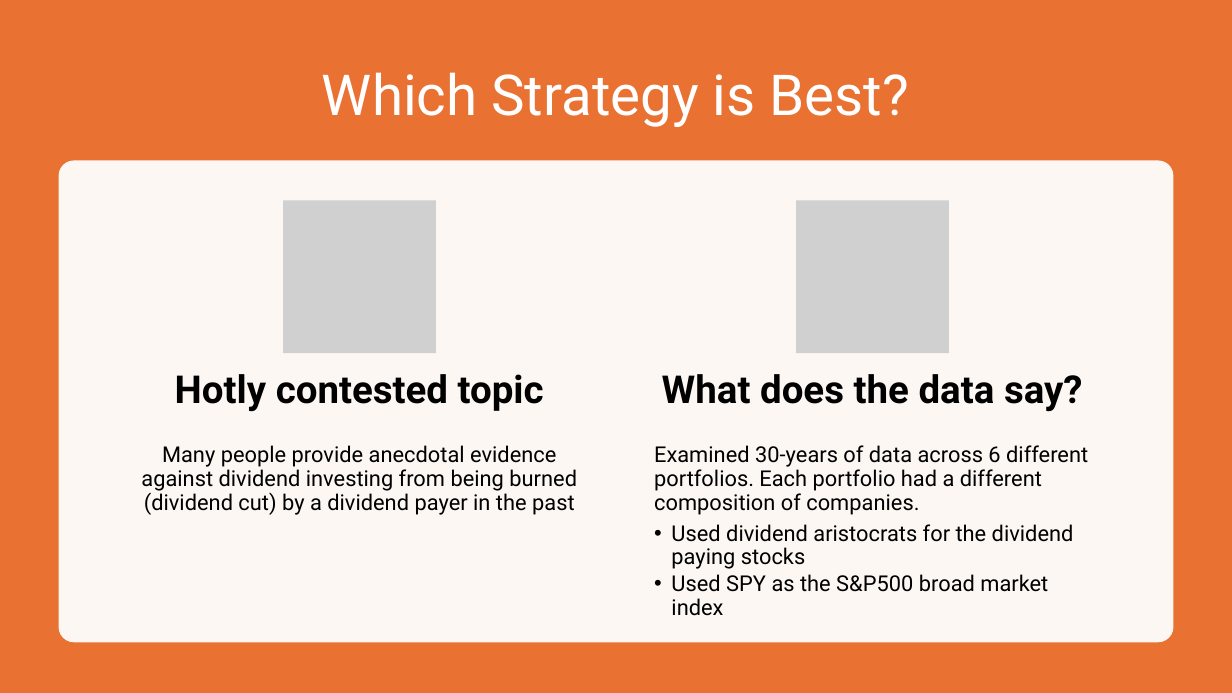
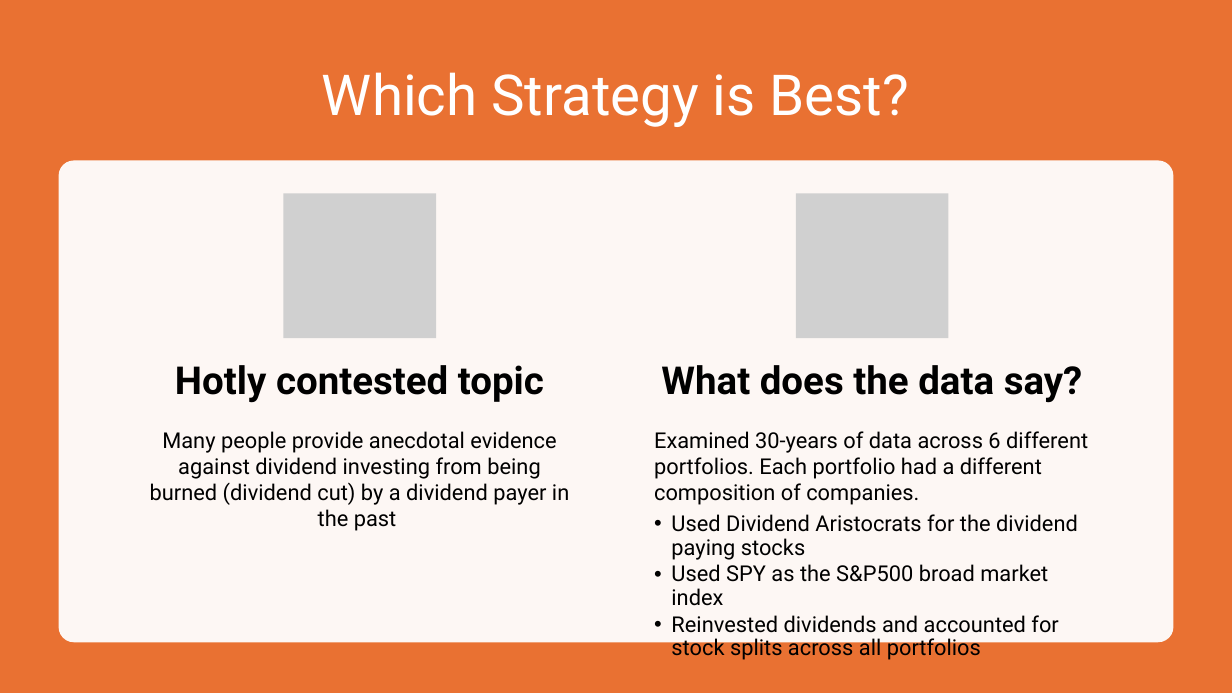
Before and after one commit to tripfernandes/capstone3, a slide deck: slide 4 of Capstone3_presentation.pptx. Drawn at 1232x693 pixels with LibreOffice and Linux fonts; fonts in the diff are those of the drawing; grey boxes stand for pictures. Boxes give left, top, right and bottom in pixels: in the first picture for what was removed or moved away, otherwise in the second. Text is boxed around its words. In the diff, an @@ line names an element or a change of style, - is before the commit and + after.

```diff
--- a/Capstone3_presentation.pptx
+++ b/Capstone3_presentation.pptx
@@ picture resized from (x1=283, y1=201, x2=435, y2=353) to (x1=284, y1=193, x2=436, y2=338) @@
@@ picture resized from (x1=797, y1=201, x2=949, y2=353) to (x1=796, y1=193, x2=948, y2=338) @@
@@ text "Hotly contested topic" moved from (x1=175, y1=374, x2=544, y2=412) to (x1=175, y1=365, x2=544, y2=403) @@
@@ line spacing 0.9 to 1 in 3 elements at (x1=150, y1=431, x2=569, y2=531), (x1=175, y1=365, x2=544, y2=403), (x1=661, y1=365, x2=1083, y2=403) @@
@@ text "What does the data say?" moved from (x1=662, y1=374, x2=1083, y2=412) to (x1=661, y1=365, x2=1083, y2=403) @@
@@ text "Many people provide anecdotal evidence ..." moved from (x1=141, y1=445, x2=577, y2=515) to (x1=150, y1=431, x2=569, y2=531) @@
@@ text at (x1=654, y1=431, x2=1088, y2=505): line spacing 0.9 to 1 @@
@@ text "Examined 30-years of data across ..." moved from (x1=654, y1=445, x2=1088, y2=616) to (x1=654, y1=431, x2=1088, y2=660) @@
@@ text at (x1=671, y1=514, x2=1078, y2=560): text changed @@
-  • Used dividend aristocrats for the dividend paying stocks
+  • Used Dividend Aristocrats for the dividend paying stocks
@@ text at (x1=671, y1=615, x2=1058, y2=660): paragraph added @@
+  • Reinvested dividends and accounted for stock splits across all portfolios
```
Also in this commit, not shown: 4 other slides changed, 1 slide removed.
